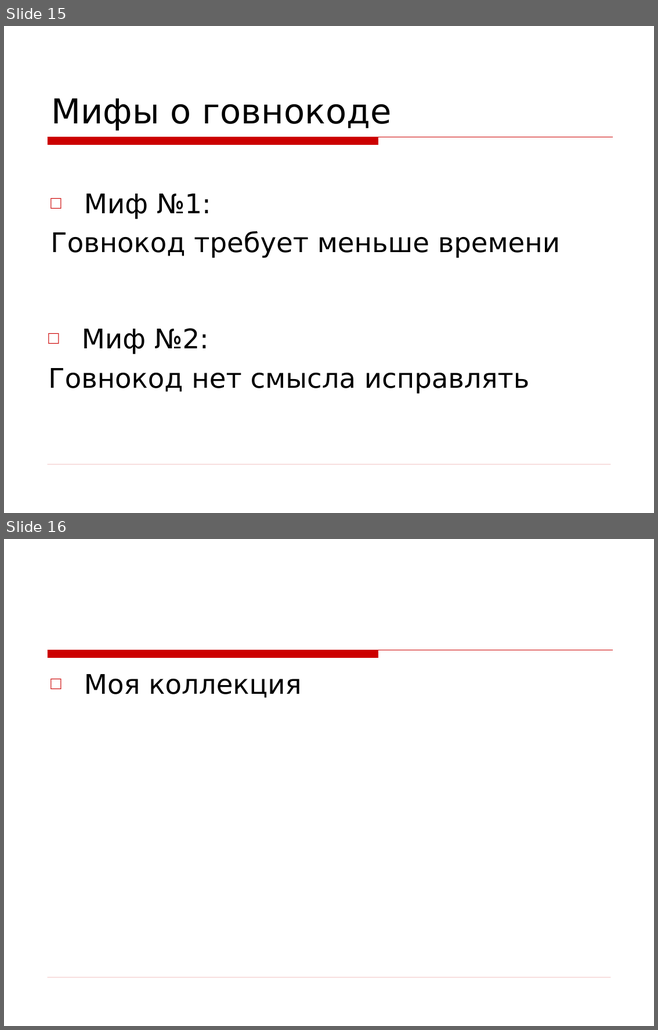
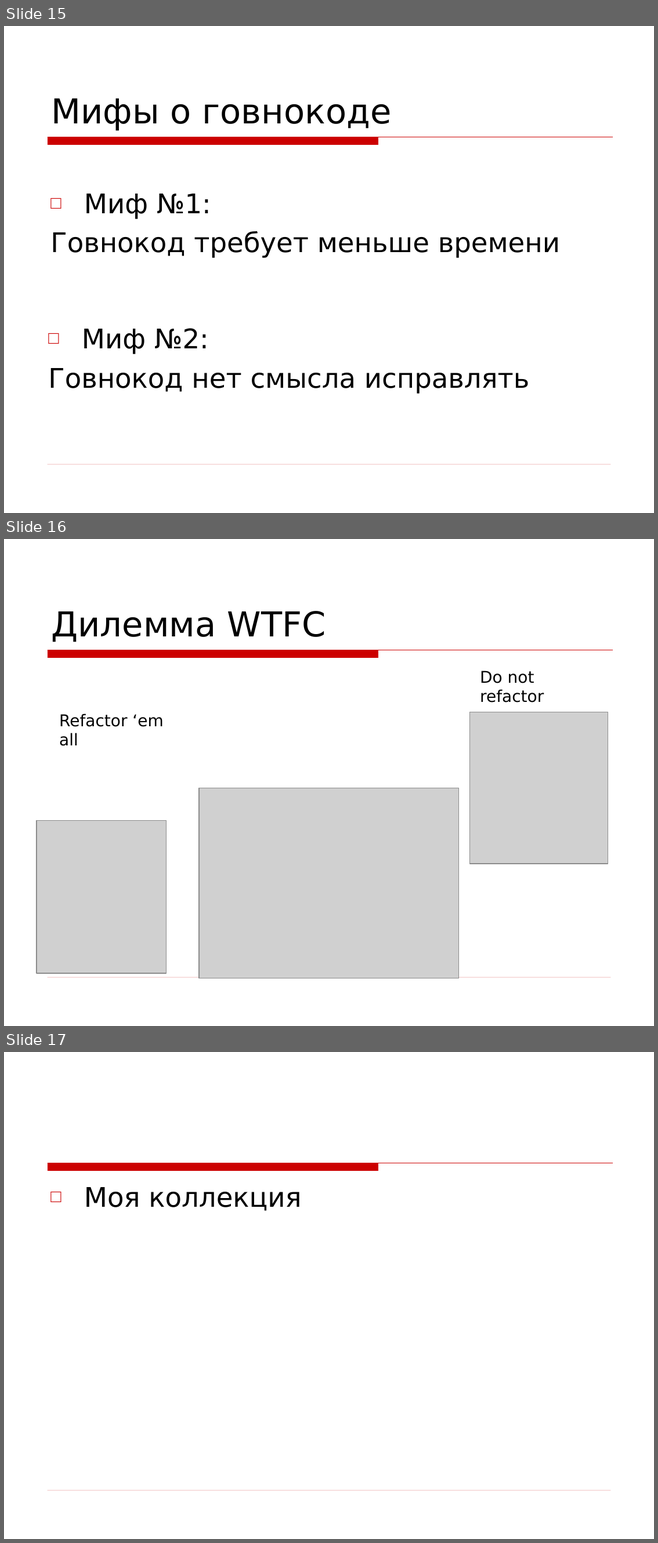
Before and after one commit to asolntsev/presentations, a slide deck: wtf-code/WTF_code.devclub.ru.ppt. Shown one above the other, each under a label of ours: slides 15 and 16 before the commit, slides 15, 16 and 17 after it. The pictures are 658x1030 and 658x1543 pixels, drawn with LibreOffice and Linux fonts; fonts in the diff are those of the drawing; grey boxes stand for pictures; background and template pictures are left out. Boxes give left, top, right and bottom in pixels: in the first picture for what was removed or moved away, otherwise in the second. Text is boxed around its words. In the diff, an @@ line names an element or a change of style, - is before the commit and + after.

```diff
--- a/wtf-code/WTF_code.devclub.ru.ppt
+++ b/wtf-code/WTF_code.devclub.ru.ppt
@@ slide 16 added at [4, 539, 654, 1026], background picture (left out); not listed: 2 template elements that a slide beside it also shows @@
@@ title added at [51, 611, 326, 642], 38 pt, text #000000 @@
+Дилемма WTFC
@@ text added at [480, 671, 543, 703], 18 pt, text #000000 @@
+Do not refactor
@@ picture added at [470, 712, 608, 864] @@
@@ text added at [59, 714, 163, 746], 18 pt, text #000000 @@
+Refactor ‘em all
@@ picture added at [199, 788, 459, 979] @@
@@ picture added at [36, 820, 166, 973] @@
@@ what was slide 16 is now slide 17 @@
```
Also in this commit, not shown: 11 slides changed, 1 other slide added.
